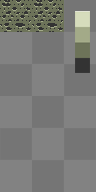
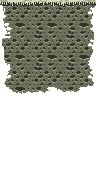
Two versions of the same layered image (96 x 192). Layer-by-layer changes:
hid "PALETTE" over [75, 11, 90, 73]
removed layer "HIGHLIGHTS copy 2" over [0, 0, 32, 32]
removed layer "HIGHLIGHTS copy" over [32, 0, 64, 7]
added layer "Layer 3" above "HIGHLIGHTS copy 9" over [0, 0, 96, 7]
added layer "HIGHLIGHTS copy 9" above "TILE BASE" over [0, 0, 96, 94]
hid "GRID LAYOUT copy 2" over [0, 0, 96, 192]
